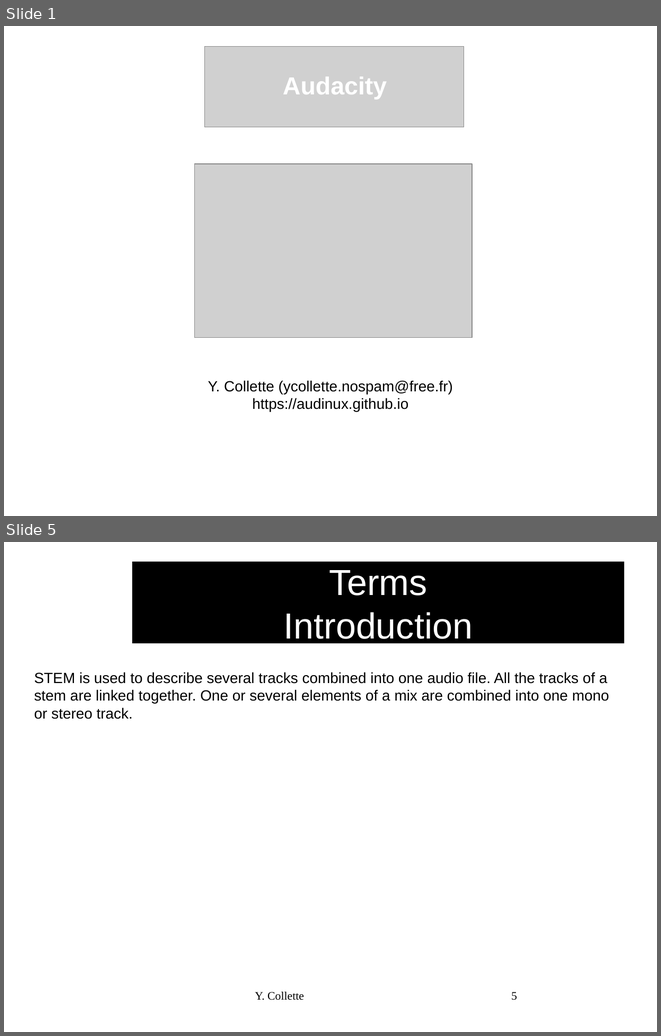
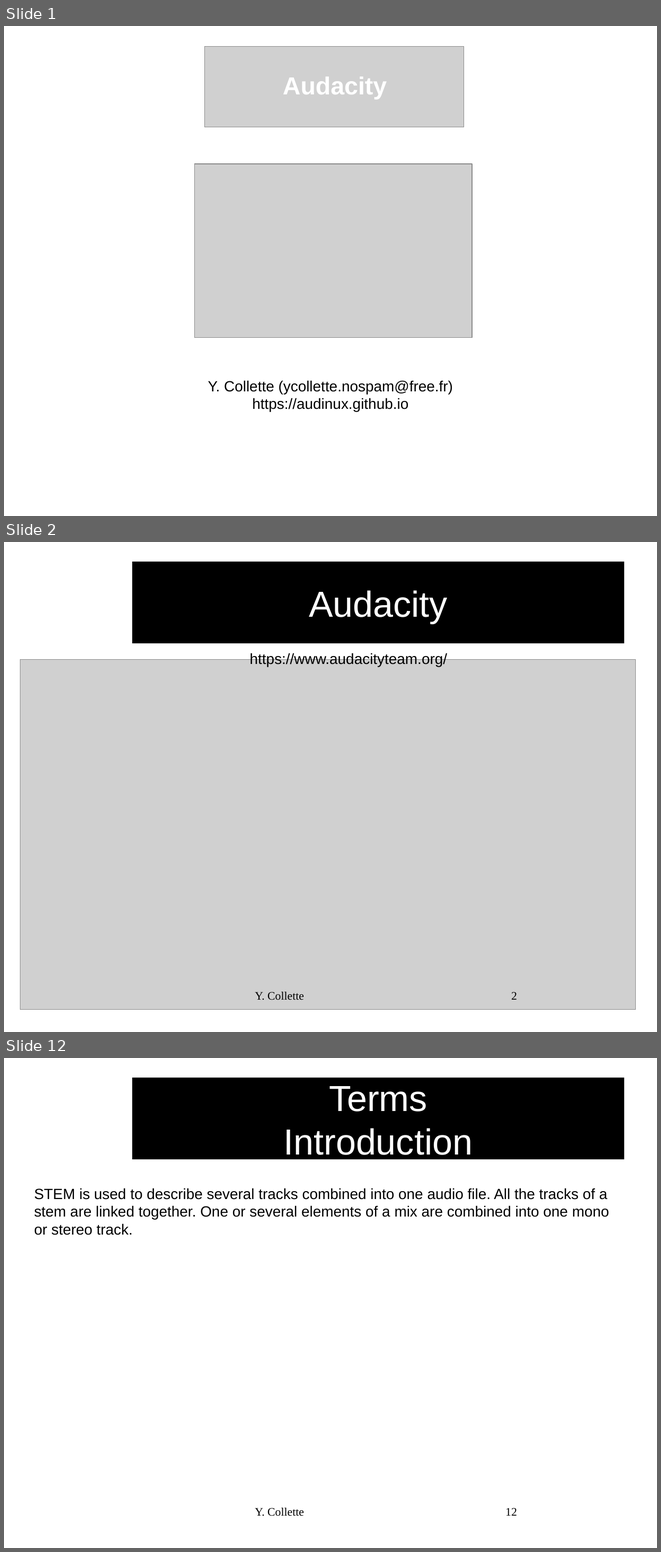
Before and after one commit to audinux/audinux.github.io, a slide deck: workshop/audio/Audacity.odp. Shown one above the other, each under a label of ours: slides 1 and 5 before the commit, slides 1, 2 and 12 after it; the slides between them are not shown. The pictures are 661x1036 and 661x1552 pixels, drawn with LibreOffice and Linux fonts; fonts in the diff are those of the drawing; grey boxes stand for pictures; background and template pictures are left out. Boxes give left, top, right and bottom in pixels: in the first picture for what was removed or moved away, otherwise in the second. Text is boxed around its words. In the diff, an @@ line names an element or a change of style, - is before the commit and + after.

```diff
--- a/workshop/audio/Audacity.odp
+++ b/workshop/audio/Audacity.odp
@@ slide 2 added at [4,542,657,1032], background #FFFFFF @@
@@ title added at [133,562,625,643], fill #000000, 44 pt, text #FFFFFF @@
+Audacity
@@ text added at [250,653,447,667], 18 pt, text #000000 @@
+https://www.audacityteam.org/
@@ picture added at [20,659,636,1009] @@
@@ text added at [255,991,304,1000], 14 pt, text #000000 @@
+Y. Collette
@@ page number added at [511,991,517,999], 14 pt, text #000000 @@
+2
@@ what was slide 5 is now slide 12 @@
@@ page number at [505,1507,517,1515]: text changed @@
-5
+12
```
Also in this commit, not shown: 5 slides changed, 7 other slides added, 5 other files.
